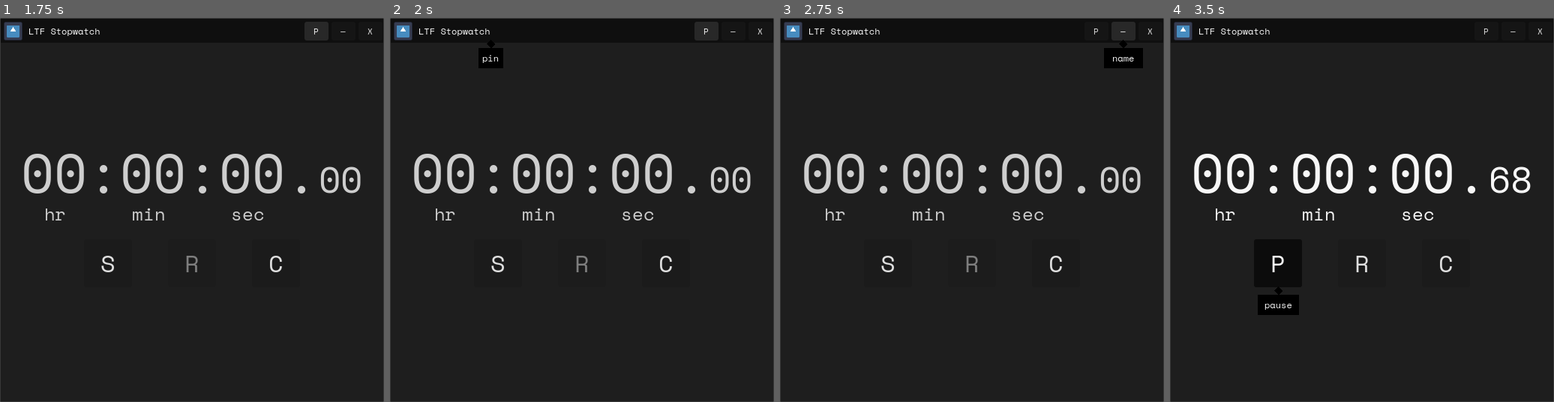
Above: before the commit, frames 1-4 (left to right).
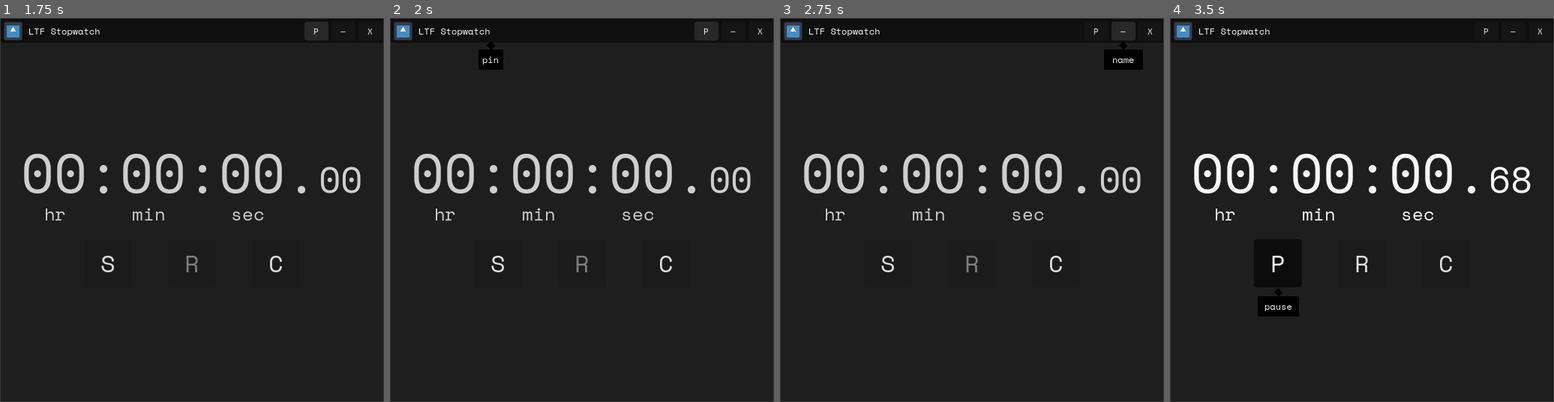
Above: after the commit, the same moments.

Repository: LiteFeather1/ltf-stopwatch
Game: Godot game, scene res://main.tscn
The game is run twice, just before and just after one commit, with the same random seed, the same clock (stepped at 60 frames per second) and the same inputs. The engine's default icon, where the game draws it, is replaced by a stand-in: a white triangle on a blue panel in a dark square.
Inputs:
- Up to frame 1 (1.75 s): click "P" at 0.5 s; click "nP" at 1.25 s
- Up to frame 2 (2 s): no input
- Up to frame 3 (2.75 s): click "—" at 2 s
- Up to frame 4 (3.5 s): click "S" at 2.75 s

Frame 1 is identical in both runs. In frame 2, less than 0.1% of the frame differs, in the area x 23-30%, y 6-14%; in frame 3, 0.1%; in frame 4, 0.2%, in the area x 22-34%, y 70-78%.

Commit message:
Setting the dent position.x x to match the control center

Diff:
--- a/scenes/pop_up.gd
+++ b/scenes/pop_up.gd
@@ -36,12 +36,15 @@
 
 	var c_scale := c.get_global_transform().get_scale()
 	var new_x := c.global_position.x + (c.size.x * c_scale.x - size.x) * .5
-	if new_x + size.x >= window.size.x:
-		var out = window.size.x - new_x - size.x - _label_padding.x
+	var out := 0.0
+	if window.size.x <= new_x + size.x:
+		out = window.size.x - new_x - size.x - _label_padding.x
 		new_x += out
 
 	global_position = Vector2(new_x,
-		c.global_position.y + (c.size.y * c_scale.y) + _dent.size.y + _label_padding.y * .5)
+		c.global_position.y + (c.size.y * c_scale.y) + _dent.size.y + _label_padding.y)
+
+	_dent.position.x = pivot_offset.x - _dent.pivot_offset.x - out
 
 	_delay_to_appear.paused = false
 	_delay_to_appear.start(_delay_to_appear.wait_time)
